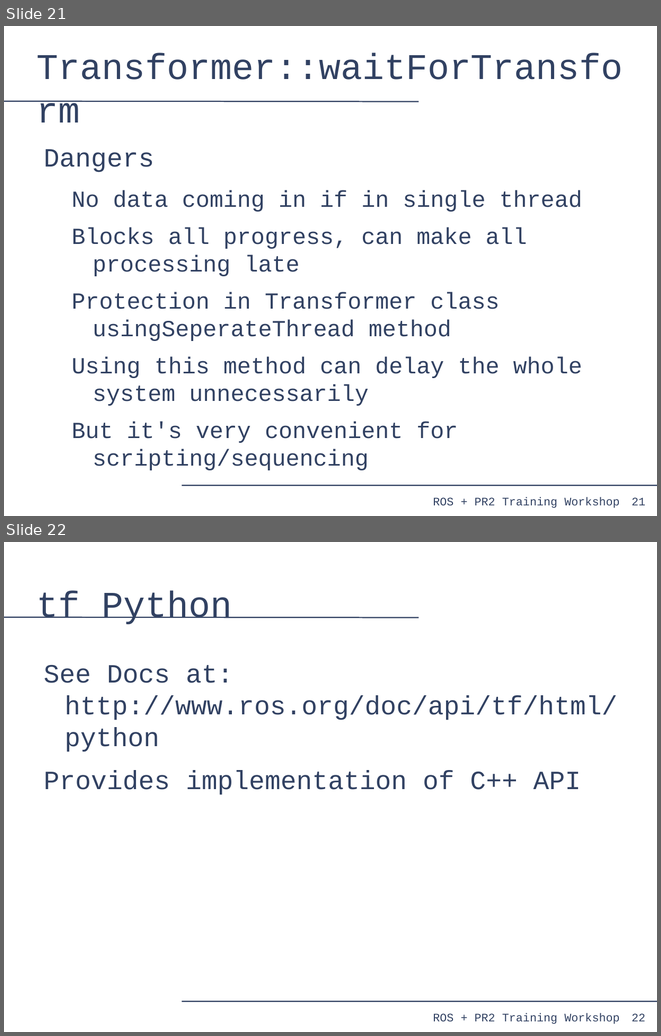
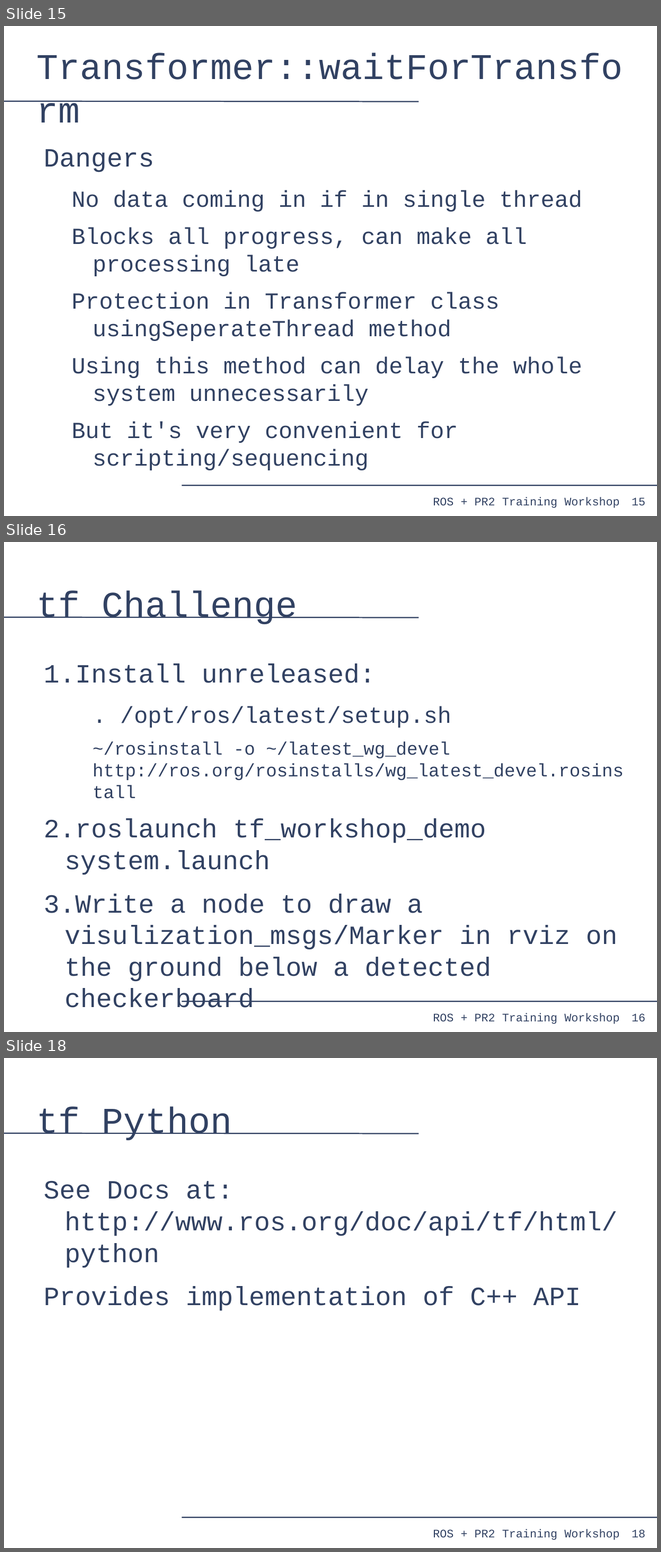
Before and after one commit to PR2/pr2_docs, a slide deck: pr2_training_workshop/tf/tf_training.odp. Shown one above the other, each under a label of ours: slides 21 and 22 before the commit, slides 15, 16 and 18 after it; the slides between them are not shown. The pictures are 661x1036 and 661x1552 pixels, drawn with LibreOffice and Linux fonts; fonts in the diff are those of the drawing. Boxes give left, top, right and bottom in pixels: in the first picture for what was removed or moved away, otherwise in the second. Text is boxed around its words. In the diff, an @@ line names an element or a change of style, - is before the commit and + after.

```diff
--- a/pr2_training_workshop/tf/tf_training.odp
+++ b/pr2_training_workshop/tf/tf_training.odp
@@ slide 16 added at bbox=[4, 542, 657, 1032], background #FFFFFF; not listed: 4 template elements that a slide beside it also shows @@
@@ title added at bbox=[37, 590, 298, 624], 44 pt, text #314162 @@
+tf Challenge
@@ text added at bbox=[44, 664, 624, 981], 32 pt, text #314162 @@
+1. Install unreleased:
+  . /opt/ros/latest/setup.sh
+  ~/rosinstall -o ~/latest_wg_devel http://ros.org/rosinstalls/wg_latest_devel.rosinstall
+2. roslaunch tf_workshop_demo system.launch
+3. Write a node to draw a visulization_msgs/Marker in rviz on the ground below a detected checkerboard
@@ what was slide 21 is now slide 15 @@
@@ page number at bbox=[632, 497, 645, 505]: text changed @@
-21
+15
@@ what was slide 22 is now slide 18 @@
@@ page number at bbox=[632, 1529, 645, 1538]: text changed @@
-22
+18
```
Also in this commit, not shown: 1 slide changed, 5 other slides added.
